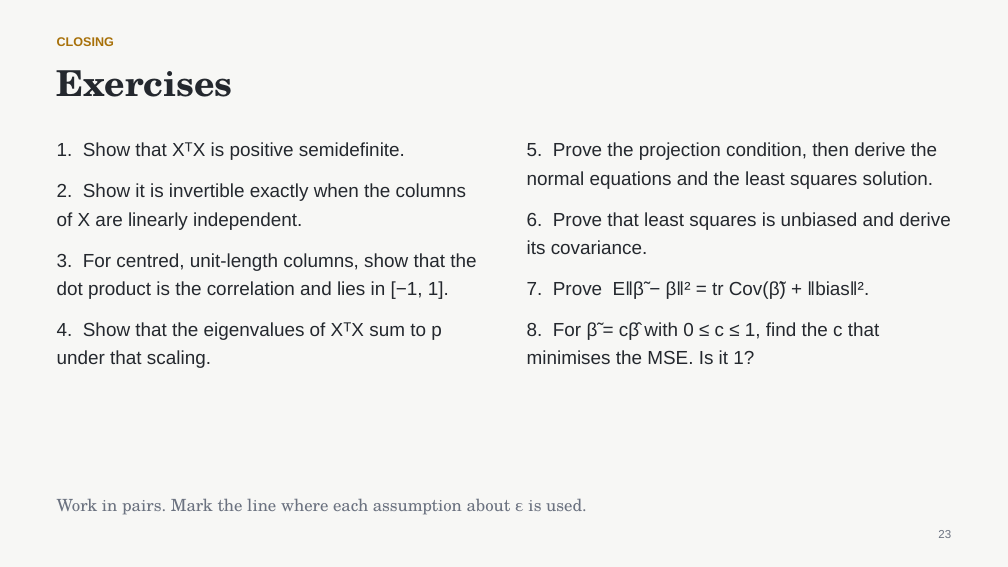
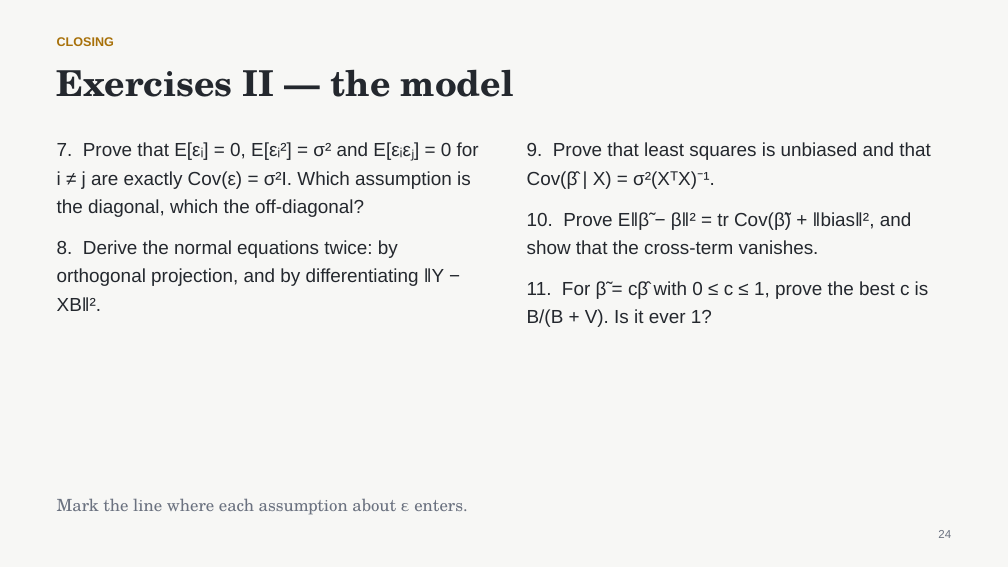
Before and after one commit to nurdauletakhanov/ReadingLab, a slide deck: slide 24 of public/slides/session-0-least-squares-foundations.pptx (slide 23 before the commit). Drawn at 1008x567 pixels with LibreOffice and Linux fonts; fonts in the diff are those of the drawing. Boxes give left, top, right and bottom in pixels: in the first picture for what was removed or moved away, otherwise in the second. Text is boxed around its words. In the diff, an @@ line names an element or a change of style, - is before the commit and + after.

```diff
--- a/public/slides/session-0-least-squares-foundations.pptx
+++ b/public/slides/session-0-least-squares-foundations.pptx
@@ text at bbox=[57, 69, 514, 97]: text changed @@
-Exercises
+Exercises II — the model
@@ text at bbox=[57, 142, 479, 311]: text changed @@
-1. Show that XᵀX is positive semidefinite.
-2. Show it is invertible exactly when the columns of X are linearly independent.
-3. For centred, unit-length columns, show that the dot product is the correlation and lies in [−1, 1].
-4. Show that the eigenvalues of XᵀX sum to p under that scaling.
+7. Prove that E[εᵢ] = 0, E[εᵢ²] = σ² and E[εᵢεⱼ] = 0 for i ≠ j are exactly Cov(ε) = σ²I. Which assumption is the diagonal, which the off-diagonal?
+8. Derive the normal equations twice: by orthogonal projection, and by differentiating ‖Y − XB‖².
@@ text at bbox=[527, 142, 930, 327]: text changed @@
-5. Prove the projection condition, then derive the normal equations and the least squares solution.
-6. Prove that least squares is unbiased and derive its covariance.
-7. Prove E‖β̃ − β‖² = tr Cov(β̃) + ‖bias‖².
-8. For β̃ = cβ̂ with 0 ≤ c ≤ 1, find the c that minimises the MSE. Is it 1?
+9. Prove that least squares is unbiased and that Cov(β̂ | X) = σ²(XᵀX)⁻¹.
+10. Prove E‖β̃ − β‖² = tr Cov(β̃) + ‖bias‖², and show that the cross-term vanishes.
+11. For β̃ = cβ̂ with 0 ≤ c ≤ 1, prove the best c is B/(B + V). Is it ever 1?
@@ text at bbox=[57, 498, 467, 515]: text changed @@
-Work in pairs. Mark the line where each assumption about ε is used.
+Mark the line where each assumption about ε enters.
@@ text at bbox=[938, 530, 951, 538]: text changed @@
-23
+24
```
Also in this commit, not shown: 1 other slide changed, 1 slide added, 3 other files.
